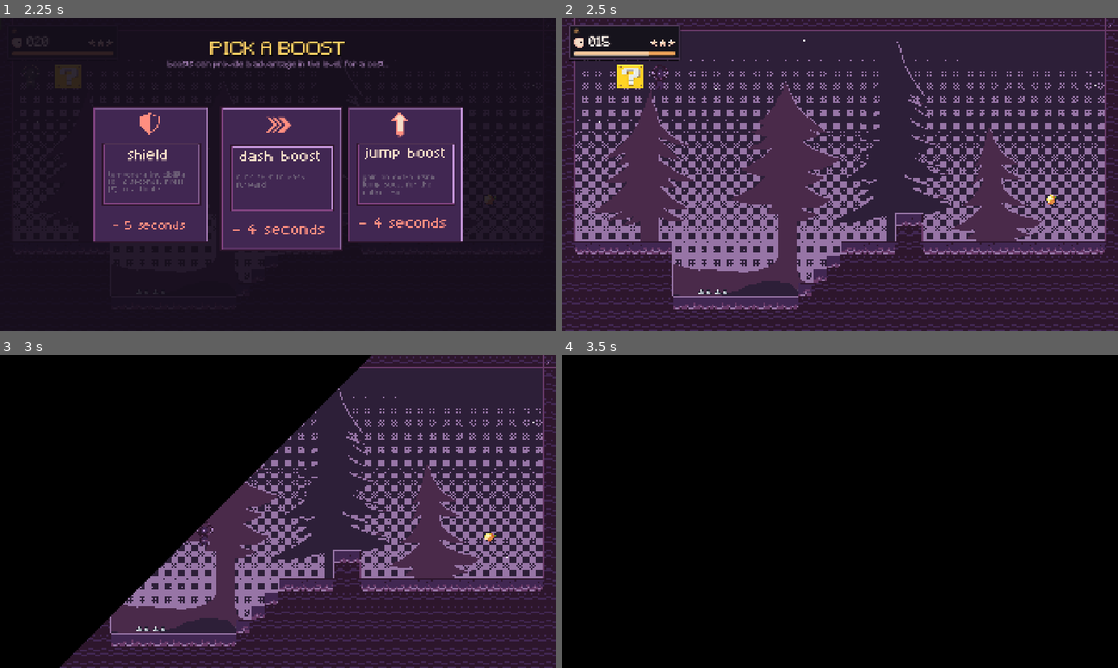
Above: before the commit, frames 1-4 (two rows, left to right).
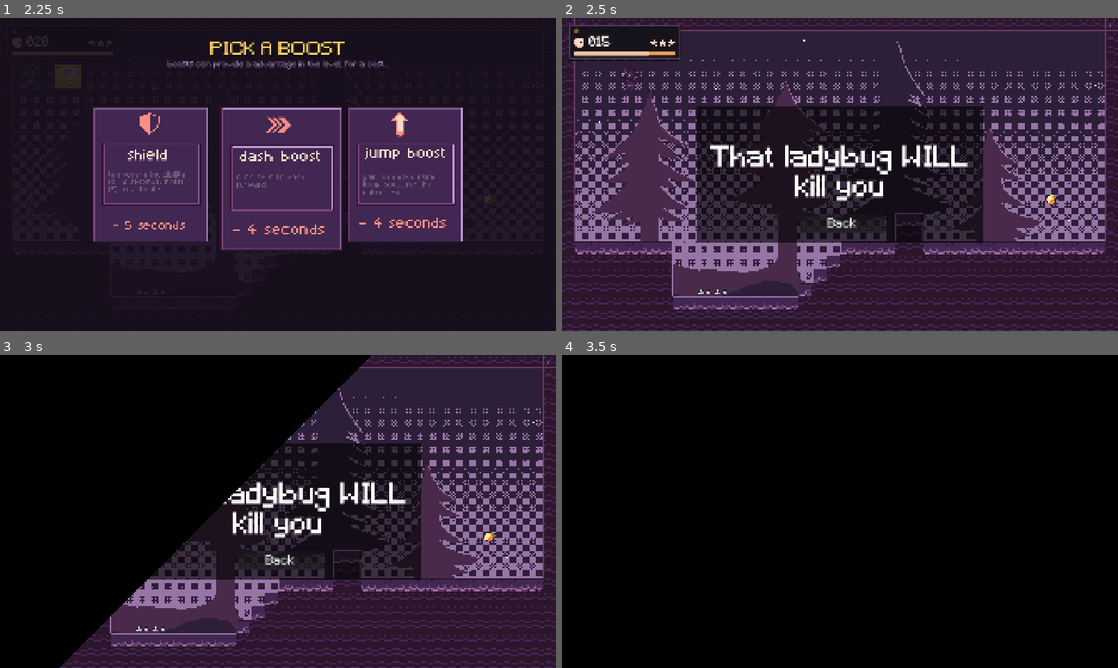
Above: after the commit, the same moments.

Repository: SmoothAsphaltRoads/thirdspacegame
Game: Godot game, scene res://scenes/main_menu.tscn
Two runs of this game, one before a commit and one after it. Both use one fixed random seed, a clock stepped at 60 frames per second and the inputs below.
Inputs (mouse positions are in pixels of both pictures, inside the frame that each line leads up to):
- Up to frame 1 (2.25 s): click "Start Game" at 0.5 s; click "Start Game" at 1.25 s; tap Enter (ui_accept) at 2 s; move the mouse to (250, 237) at 2.02 s; hold D (right) from 2.03 s (still down); hold Shift from 2.03 s (still down); click (250, 237) at 2.17 s
- Up to frame 2 (2.5 s): keep holding D (right); keep holding Shift; tap W (jump) at 2.27 s
- Up to frame 3 (3 s): keep holding D (right); move the mouse to (444, 558) at 2.77 s; release Shift at 2.78 s; tap N (next) at 2.85 s
- Up to frame 4 (3.5 s): keep holding D (right); tap W (jump) at 3.02 s; tap Shift at 3.05 s

Frame 1 is identical in both runs. In frame 2, 23% of the frame differs, in the area x 9-76%, y 14-72%; in frame 3, 16%; in frame 4, nothing differs.

Commit message:
fixed the dash mechanic

Diff:
--- a/scripts/player.gd
+++ b/scripts/player.gd
@@ -31,6 +31,7 @@
 var dash_ready := false
 var dash_timer :=0.0
 var facing := 1.0
+var shift_was_down := false
 var speed_multiplier: float:
 	get:
 		return SPEED_MULTIPLIER
@@ -94,18 +95,27 @@
 
 
 	var direction := Input.get_axis("left", "right")
-	if direction!=0.0:
+	if direction != 0.0:
 		facing = signf(direction)
-	if can_dash and dash_ready and (Input.is_key_pressed(KEY_SHIFT)) :
+
+	var shift_down := Input.is_key_pressed(KEY_SHIFT)
+	var dash_just_pressed := shift_down and not shift_was_down
+	shift_was_down = shift_down
+
+	if can_dash and dash_ready and dash_just_pressed:
 		dash_ready = false
-		dash_timer = 0.16
-	if dash_timer >0.0:
-		dash_timer -=delta
-		velocity = Vector2(facing*950.0, 0.0)
-	if direction != 0.0:
+		dash_timer = 0.14
+
+	if dash_timer > 0.0:
+		dash_timer -= delta
+		velocity.x = facing * 700.0
+		velocity.y = 0.0
+		if dash_timer <= 0.0:
+			velocity.x = facing * (MAX_SPEED * SPEED_MULTIPLIER)
+	elif direction != 0.0:
 		if absf(velocity.x) < BASE_SPEED:
 			velocity.x = direction * BASE_SPEED
-		velocity.x = move_toward(velocity.x, direction * (MAX_SPEED*SPEED_MULTIPLIER), ACCELERATION * delta)
+		velocity.x = move_toward(velocity.x, direction * (MAX_SPEED * SPEED_MULTIPLIER), ACCELERATION * delta)
 	else:
 		velocity.x = move_toward(velocity.x, 0.0, FRICTION * delta)
 
